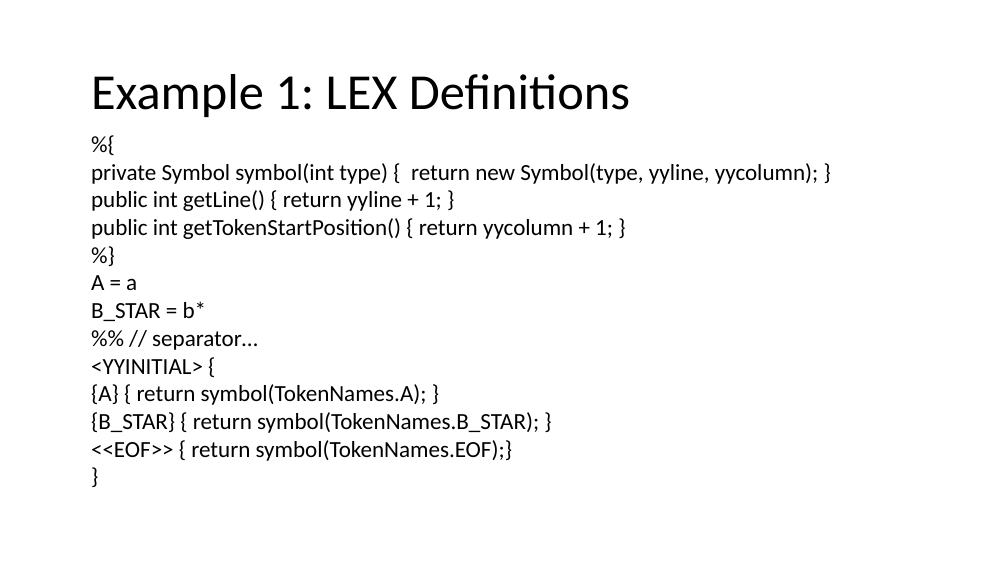
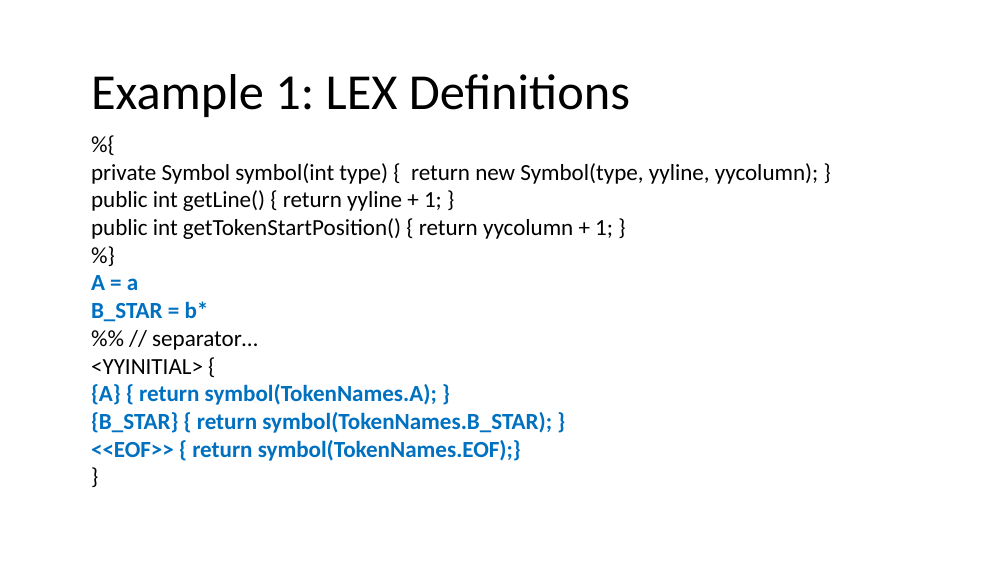
Before and after one commit to nivshani/compilation, a slide deck: slide 93 of slides/lexical_analysis.pptx. Drawn at 1008x567 pixels with LibreOffice and Linux fonts; fonts in the diff are those of the drawing. Boxes give left, top, right and bottom in pixels: in the first picture for what was removed or moved away, otherwise in the second. Text is boxed around its words. In the diff, an @@ line names an element or a change of style, - is before the commit and + after.

```diff
--- a/slides/lexical_analysis.pptx
+++ b/slides/lexical_analysis.pptx
@@ text at <box>91,275,552,461</box>: text colour #000000 to #0070C0, bold on in "A = a", "B_STAR = b*", "{A} { return symbol(TokenNames.A); }", "{B_STAR} { return symbol(TokenNames.B_STAR); }" and 1 more places @@
```
Also in this commit, not shown: 3 other slides changed, 1 other file.
